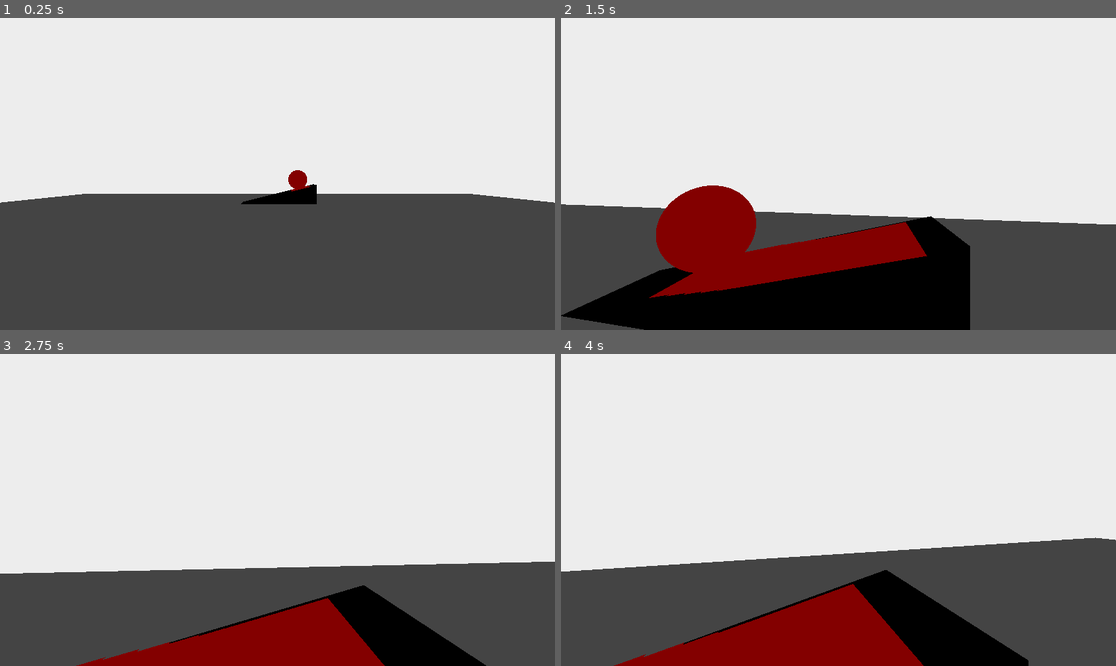
Above: before the commit, frames 1-4 (two rows, left to right).
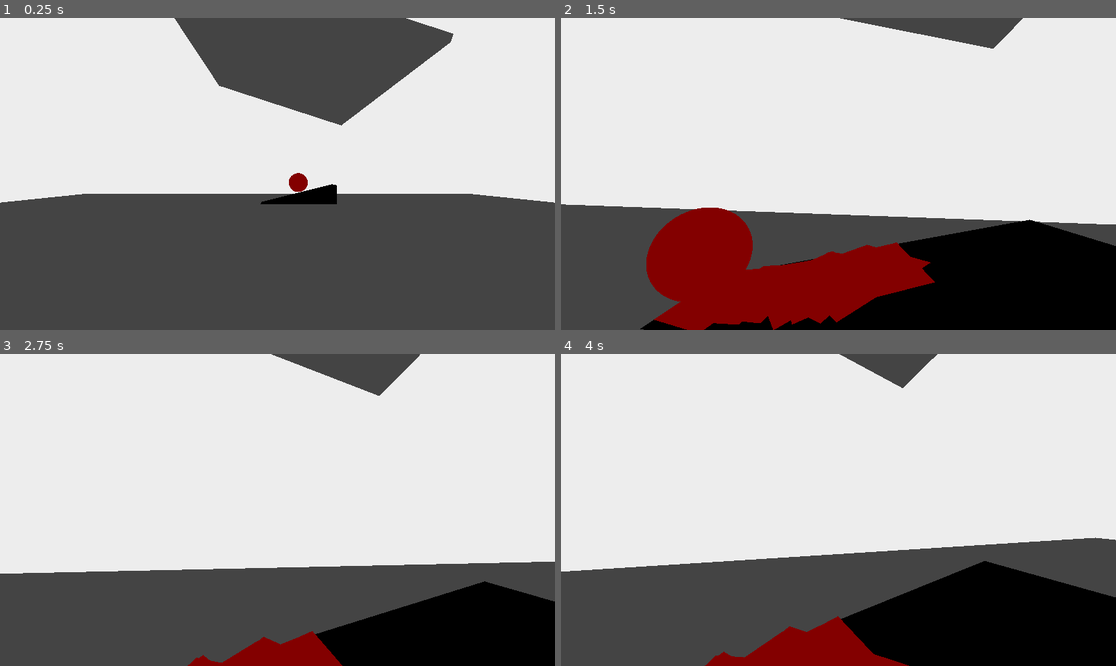
Above: after the commit, the same moments.

Repository: mynameisgump/GodotCleanupDetail
Game: Godot game, scene res://scenes/main.tscn
Same seed, same stepped clock (60 frames per second), same inputs: the game is played once before the commit and once after it.
Inputs (mouse positions are in pixels of both pictures, inside the frame that each line leads up to):
- Up to frame 1 (0.25 s): no input
- Up to frame 2 (1.5 s): move the mouse to (866, 174) at 0.52 s; hold W (move_forward) from 0.53 s (still down); move the mouse to (810, 174) at 1.27 s
- Up to frame 3 (2.75 s): keep holding W (move_forward); move the mouse to (288, 503) at 2.02 s
- Up to frame 4 (4 s): keep holding W (move_forward); tap Enter at 2.75 s; move the mouse to (832, 516) at 2.77 s; tap Space at 3.5 s; move the mouse to (877, 513) at 3.52 s

The runs differ from the first frame. In frame 1, 11% of the frame differs, in the area x 31-82%, y 0-60%; in frame 2, 22%, in the area x 0-100%, y 0-100%; in frame 3, 12%; in frame 4, 14%.

Commit message:
Rotating y at random degrees

Diff:
--- a/scenes/blood.tscn
+++ b/scenes/blood.tscn
@@ -14,7 +14,7 @@
 material = SubResource("StandardMaterial3D_q4fvt")
 
 [node name="Blood" type="Area3D"]
-transform = Transform3D(-1, -2.62268e-07, 1.14641e-14, 2.62268e-07, -1, -2.62268e-07, 8.02488e-14, -2.62268e-07, 1, 0, 0, 0)
+transform = Transform3D(-1, -2.62268e-07, 1.50996e-07, -2.62268e-07, 1, 3.49691e-07, -1.50996e-07, 3.49691e-07, -1, 0, 0, 0)
 collision_layer = 8
 collision_mask = 0
 script = ExtResource("1_fvi14")
--- a/scenes/main.gd
+++ b/scenes/main.gd
@@ -13,10 +13,11 @@
 
 func _on_meat_sphere_spawn_blood(pos, nor):
 	var blood_stain := blood_scene.instantiate();
+	var random_y_rotation = randf_range(0,360);
 	blood_stains.add_child(blood_stain)
 	blood_stain.global_transform.origin = pos;
+	blood_stain.rotate_y(deg_to_rad(random_y_rotation));
 	blood_stain.basis.y = nor;
 	blood_stain.basis.x = -blood_stain.basis.z.cross(-nor)
-	#blood_stain.global_transform.basis = nor;
-	#blood_stain.look_at(pos+Vector3.UP,Vector3.UP)
+	blood_stain.basis = blood_stain.basis.orthonormalized()
 	pass
--- a/scenes/main.tscn
+++ b/scenes/main.tscn
@@ -38,6 +38,16 @@
 [node name="StaticBody3D" type="StaticBody3D" parent="Map/Testing/BeginnerFloor"]
 
 [node name="CollisionShape3D" type="CollisionShape3D" parent="Map/Testing/BeginnerFloor/StaticBody3D"]
+shape = SubResource("ConcavePolygonShape3D_rwtv5")
+
+[node name="BeginnerFloor10" type="MeshInstance3D" parent="Map/Testing"]
+transform = Transform3D(0.951094, 0.308901, 0, -0.308901, 0.951094, 0, 0, 0, 1, 0.249005, 7.1109, 0)
+mesh = SubResource("BoxMesh_4ewis")
+skeleton = NodePath("../..")
+
+[node name="StaticBody3D" type="StaticBody3D" parent="Map/Testing/BeginnerFloor10"]
+
+[node name="CollisionShape3D" type="CollisionShape3D" parent="Map/Testing/BeginnerFloor10/StaticBody3D"]
 shape = SubResource("ConcavePolygonShape3D_rwtv5")
 
 [node name="BeginnerFloor2" type="MeshInstance3D" parent="Map/Testing"]
@@ -121,7 +131,7 @@
 shape = SubResource("ConcavePolygonShape3D_rwtv5")
 
 [node name="MeshInstance3D" type="MeshInstance3D" parent="Map"]
-transform = Transform3D(1, 0, 0, 0, 1, 0, 0, 0, 1, 0, 0.599503, 0)
+transform = Transform3D(1, 0, 0, 0, 1, 0, 0, 0, 1, 1.02321, 0.599503, 0)
 mesh = SubResource("PrismMesh_f5f3s")
 
 [node name="StaticBody3D" type="StaticBody3D" parent="Map/MeshInstance3D"]
@@ -133,6 +143,7 @@
 
 [node name="MeatSphere" parent="Meat" instance=ExtResource("1_c11of")]
 transform = Transform3D(1, 0, 0, 0, 1, 0, 0, 0, 1, 1.09933, 1.50038, 0.036973)
+gravity_scale = 1.0
 
 [node name="BloodStains" type="Node3D" parent="."]
 
--- a/scenes/meat_sphere.tscn
+++ b/scenes/meat_sphere.tscn
@@ -13,6 +13,7 @@
 [node name="MeatSphere" type="RigidBody3D" groups=["Meat"]]
 collision_layer = 4
 collision_mask = 3
+gravity_scale = -1.0
 max_contacts_reported = 1
 contact_monitor = true
 script = ExtResource("1_v5e0q")
